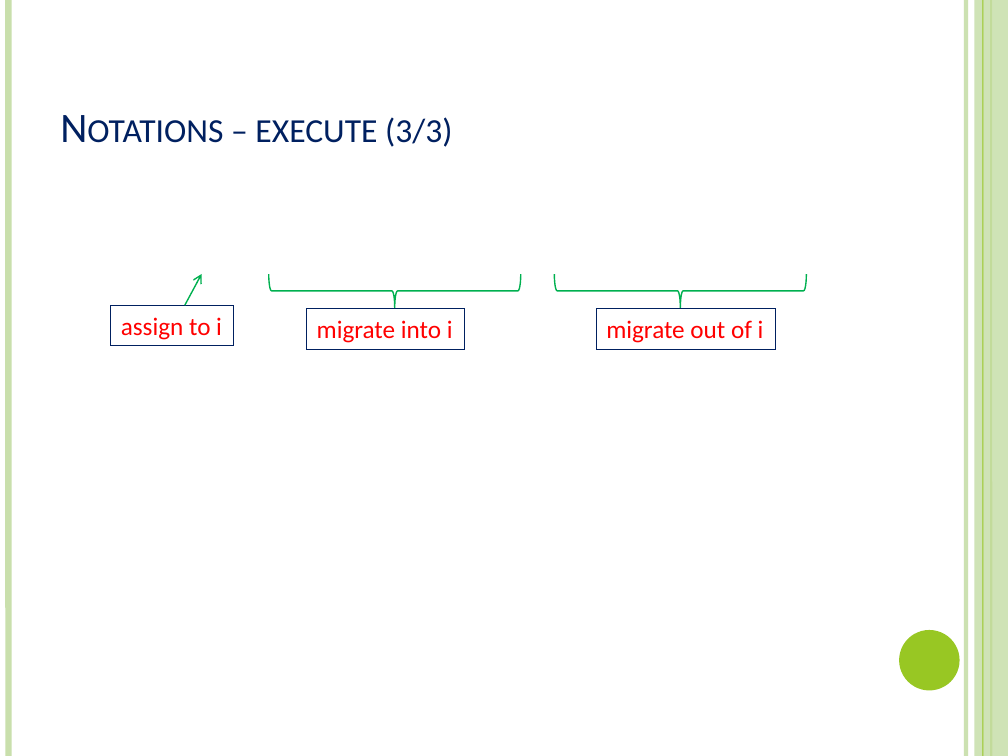
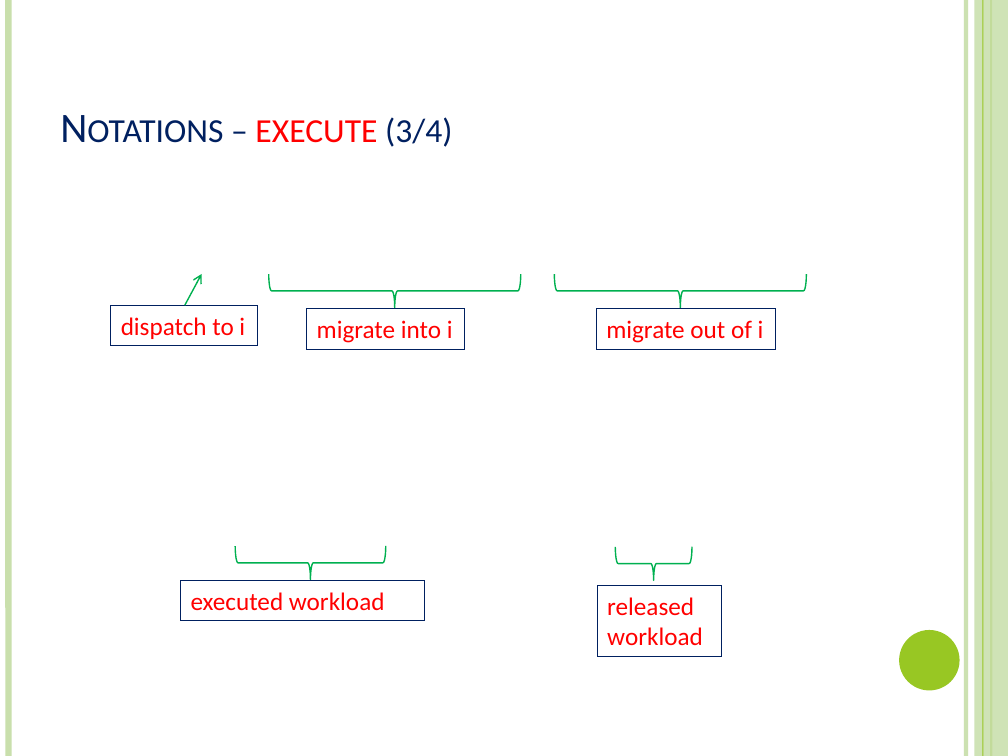
Before and after one commit to xizhonghua/GreenDC-Summary, a slide deck: slide 14 of file/Adnan12-EEGLB.pptx. Drawn at 1008x756 pixels with LibreOffice and Linux fonts; fonts in the diff are those of the drawing; grey boxes stand for pictures. Boxes give left, top, right and bottom in pixels: in the first picture for what was removed or moved away, otherwise in the second. Text is boxed around its words. In the diff, an @@ line names an element or a change of style, - is before the commit and + after.

Commit message:
add ppt

```diff
--- a/file/Adnan12-EEGLB.pptx
+++ b/file/Adnan12-EEGLB.pptx
@@ title at box(255, 117, 452, 147): text changed @@
-Notations – execute (3/3)
+Notations – execute (3/4)
@@ rectangle "dispatch to i": place and size @@
-rectangle "dispatch to i" at box(111, 305, 234, 346)
+rectangle "dispatch to i" at box(111, 305, 257, 346)
@@ text in rectangle at box(121, 317, 245, 339): text changed @@
-assign to i
+dispatch to i
@@ left brace added at box(235, 546, 385, 580), outline #00B050 1 pt @@
@@ left brace added at box(615, 547, 692, 580), outline #00B050 1 pt @@
@@ rectangle added at box(180, 581, 424, 621), outline #002060 0.75 pt, 18 pt, text #FF0000 @@
+executed workload
@@ rectangle added at box(598, 586, 722, 657), outline #002060 0.75 pt, 18 pt, text #FF0000 @@
+released workload
```
Also in this commit, not shown: 13 other slides changed, 14 slides added, 5 slides removed.
